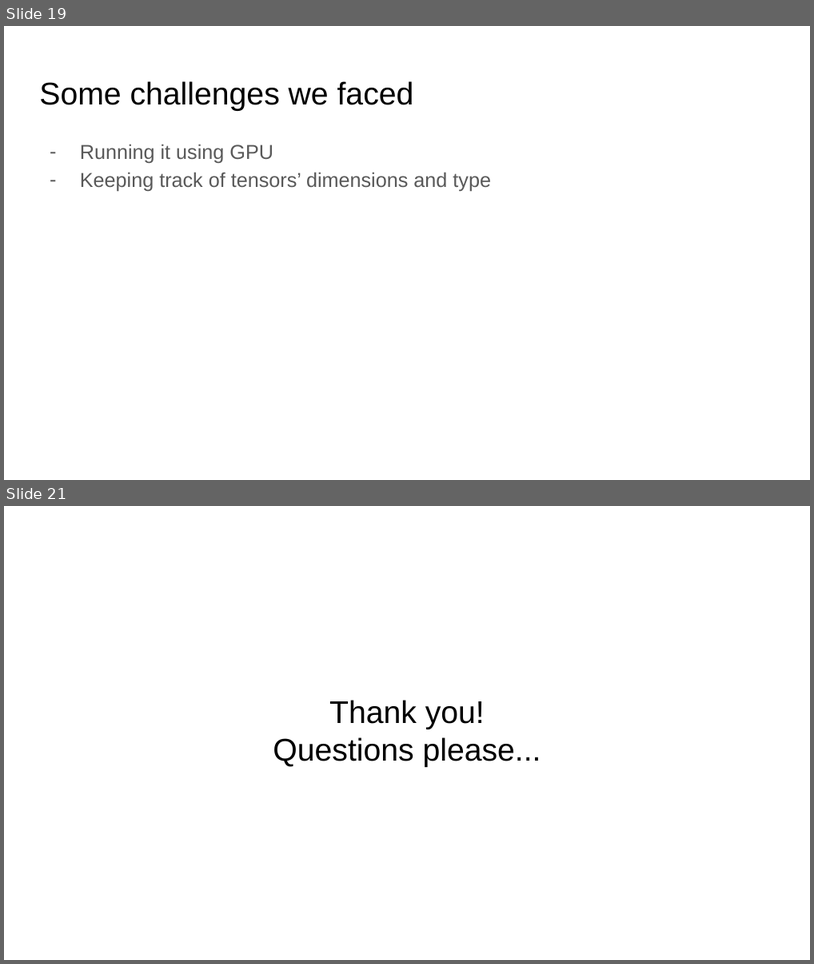
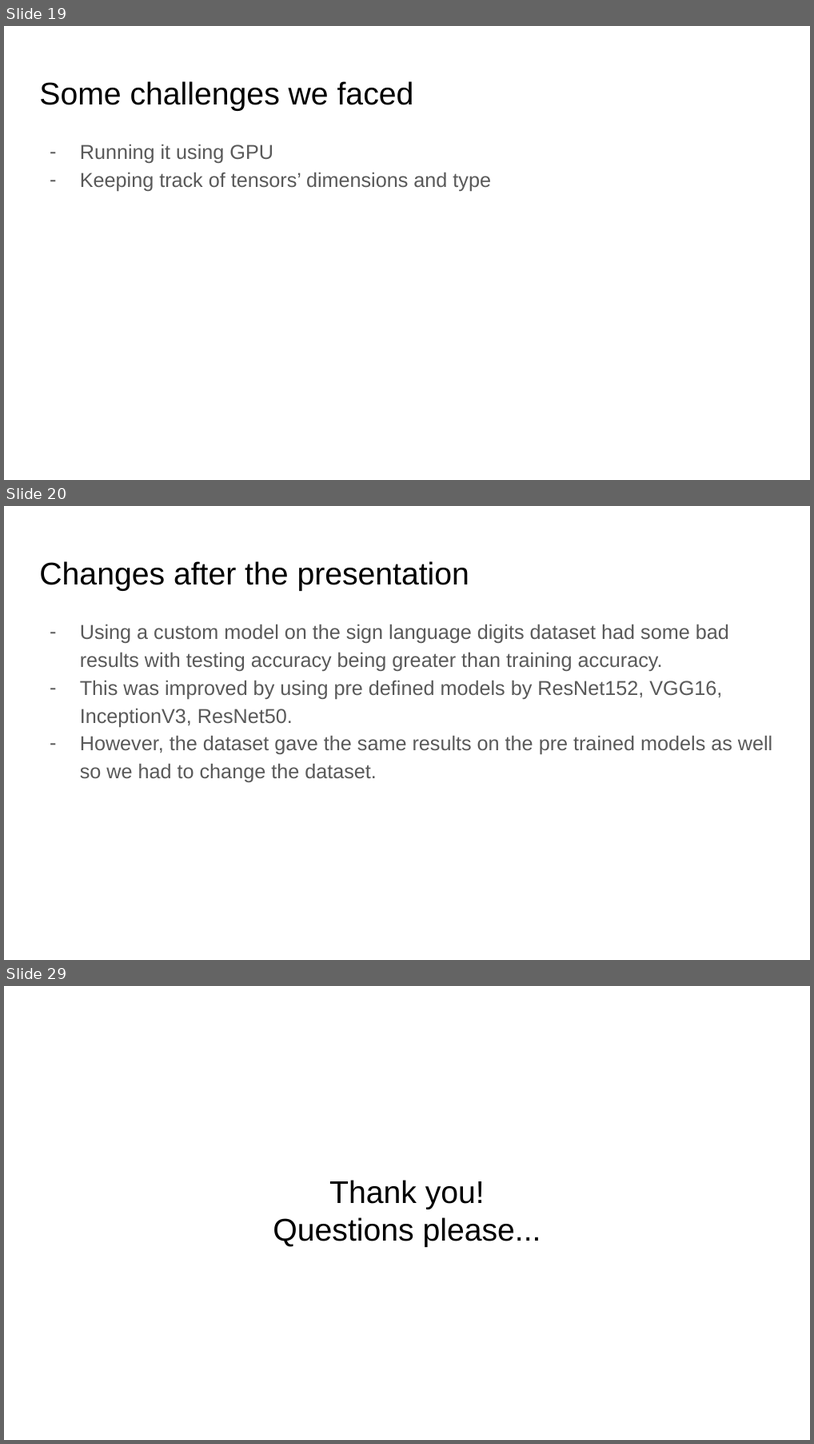
Before and after one commit to KrishnaGarg/gesture-recognition, a slide deck: HAND GESTURE RECOGNITION.pptx. Shown one above the other, each under a label of ours: slides 19 and 21 before the commit, slides 19, 20 and 29 after it; the slides between them are not shown. The pictures are 814x964 and 814x1444 pixels, drawn with LibreOffice and Linux fonts; fonts in the diff are those of the drawing. Boxes give left, top, right and bottom in pixels: in the first picture for what was removed or moved away, otherwise in the second. Text is boxed around its words. In the diff, an @@ line names an element or a change of style, - is before the commit and + after.

```diff
--- a/HAND GESTURE RECOGNITION.pptx
+++ b/HAND GESTURE RECOGNITION.pptx
@@ slide 20 added at [4, 506, 810, 960], background #FFFFFF @@
@@ title added at [39, 561, 470, 591], 28 pt, text #000000 @@
+Changes after the presentation
@@ text added at [80, 624, 773, 782], 18 pt, text #595959 @@
+– Using a custom model on the sign language digits dataset had some bad results with testing accuracy being greater than training accuracy.
+– This was improved by using pre defined models by ResNet152, VGG16, InceptionV3, ResNet50.
+– However, the dataset gave the same results on the pre trained models as well so we had to change the dataset.
@@ what was slide 21 is now slide 29 @@
```
Also in this commit, not shown: 3 slides changed, 7 other slides added.
